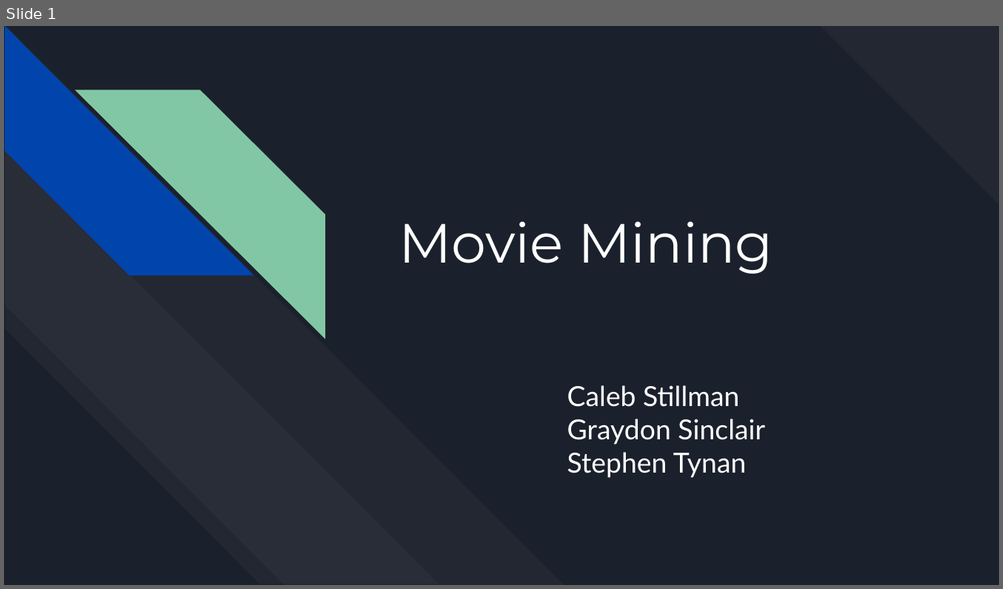
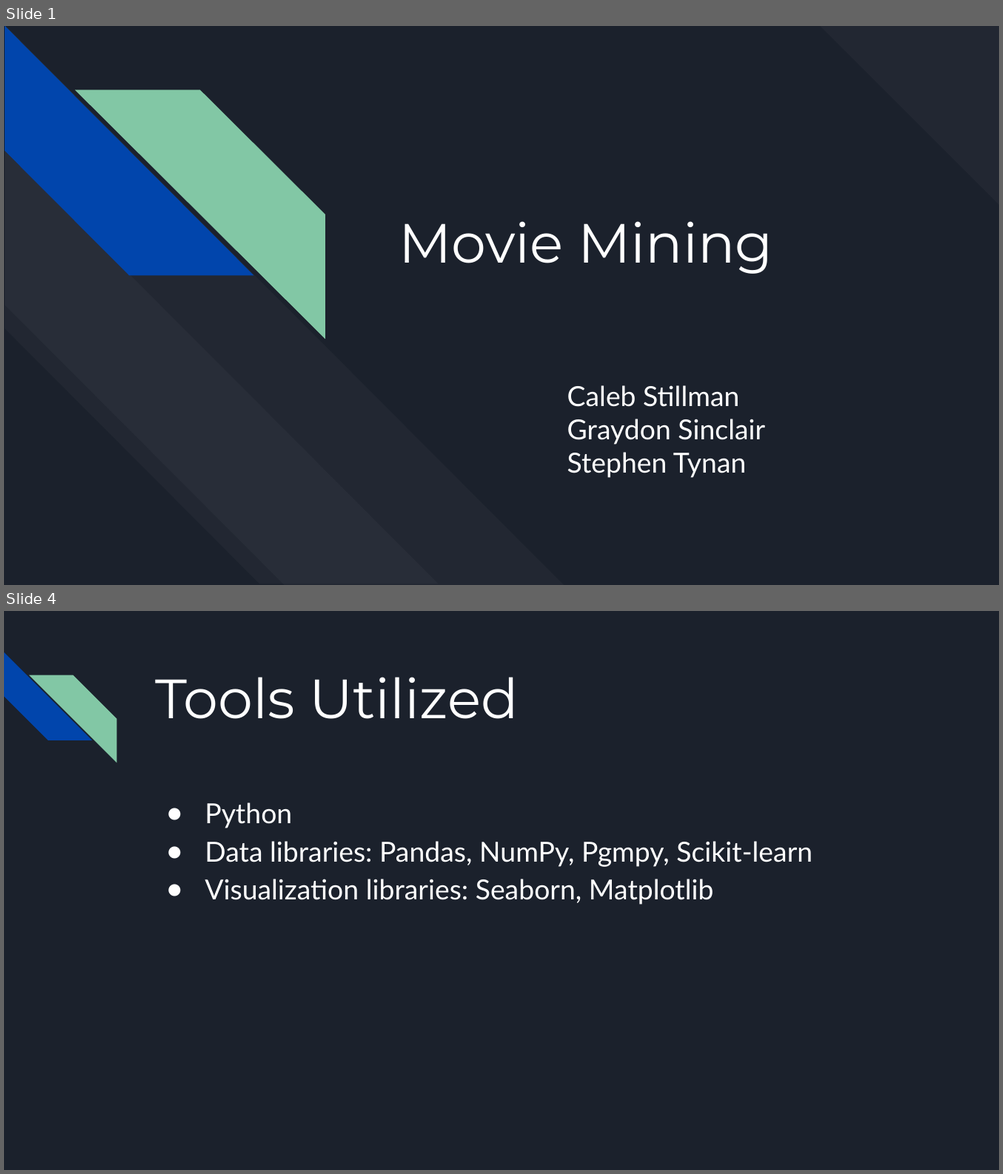
Before and after one commit to cstillma/MovieMining, a slide deck: Deliverables - Raw/08_MovieMining_Part6.pptx. Shown one above the other, each under a label of ours: slide 1 before the commit, slides 1 and 4 after it; the slides between them are not shown. The pictures are 1003x589 and 1003x1174 pixels, drawn with LibreOffice and Linux fonts; fonts in the diff are those of the drawing. Boxes give left, top, right and bottom in pixels: in the first picture for what was removed or moved away, otherwise in the second. Text is boxed around its words. In the diff, an @@ line names an element or a change of style, - is before the commit and + after.

```diff
--- a/Deliverables - Raw/08_MovieMining_Part6.pptx
+++ b/Deliverables - Raw/08_MovieMining_Part6.pptx
@@ slide 4 added at (4,611,999,1170), background #1B212C @@
@@ diag stripe added at (4,652,91,741), fill #0145AC @@
@@ diag stripe added at (29,675,116,762), fill #82C7A5 @@
@@ title added at (155,677,518,719), 40 pt, text #FFFFFF @@
+Tools Utilized
@@ text added at (205,803,812,905), 20 pt, text #FFFFFF @@
+● Python
+● Data libraries: Pandas, NumPy, Pgmpy, Scikit-learn
+● Visualization libraries: Seaborn, Matplotlib
```
Also in this commit, not shown: 1 slide changed, 5 other slides added, 5 slides removed.
